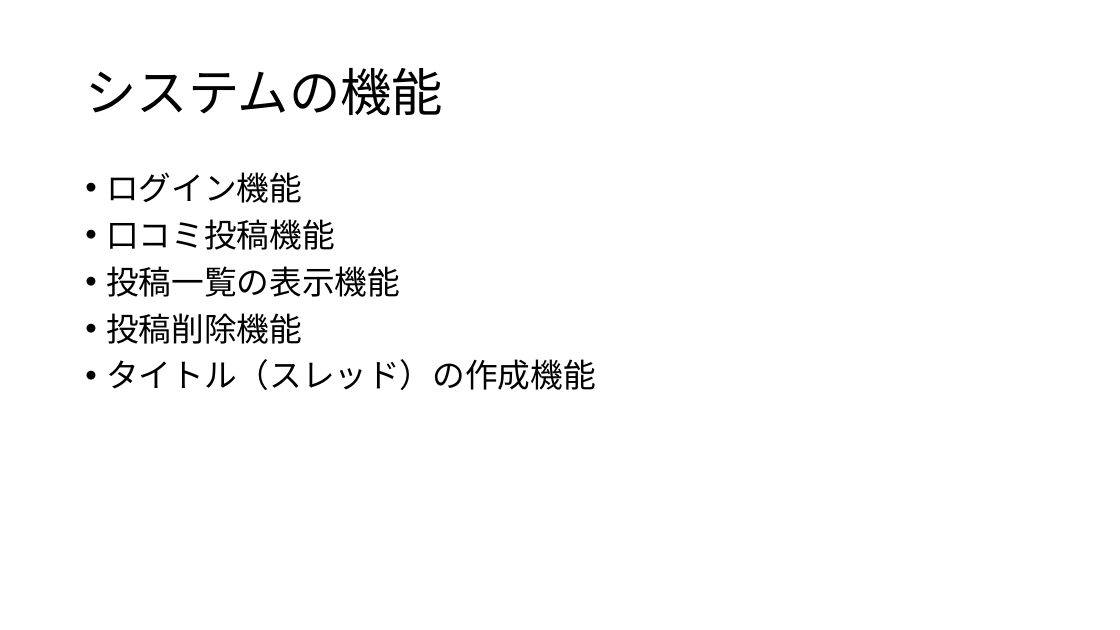
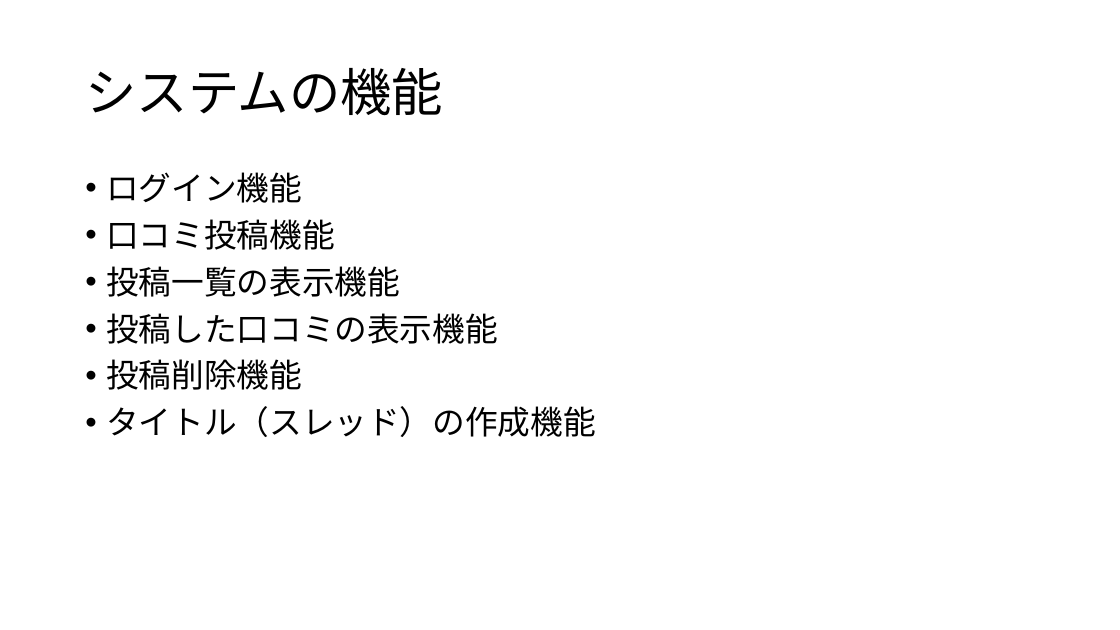
Before and after one commit to Kenta-Shiro/MiniPro2, a slide deck: slide 3 of 要求分析/漫画口コミ投稿システム_要求書.pptx. Drawn at 1120x630 pixels with LibreOffice and Linux fonts; fonts in the diff are those of the drawing. Boxes give left, top, right and bottom in pixels: in the first picture for what was removed or moved away, otherwise in the second. Text is boxed around its words. In the diff, an @@ line names an element or a change of style, - is before the commit and + after.

Commit message:
少し変更

```diff
--- a/要求分析/漫画口コミ投稿システム_要求書.pptx
+++ b/要求分析/漫画口コミ投稿システム_要求書.pptx
@@ text at (106,313,497,344): paragraph added @@
+• 投稿した口コミの表示機能
```
